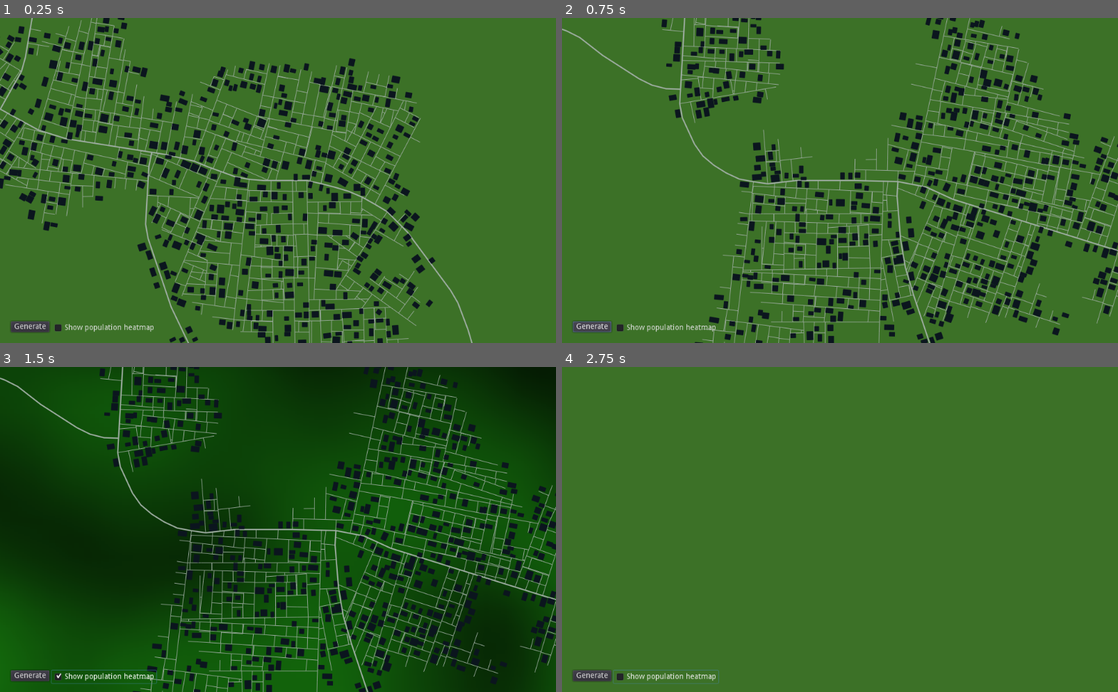
Above: before the commit, frames 1-4 (two rows, left to right).
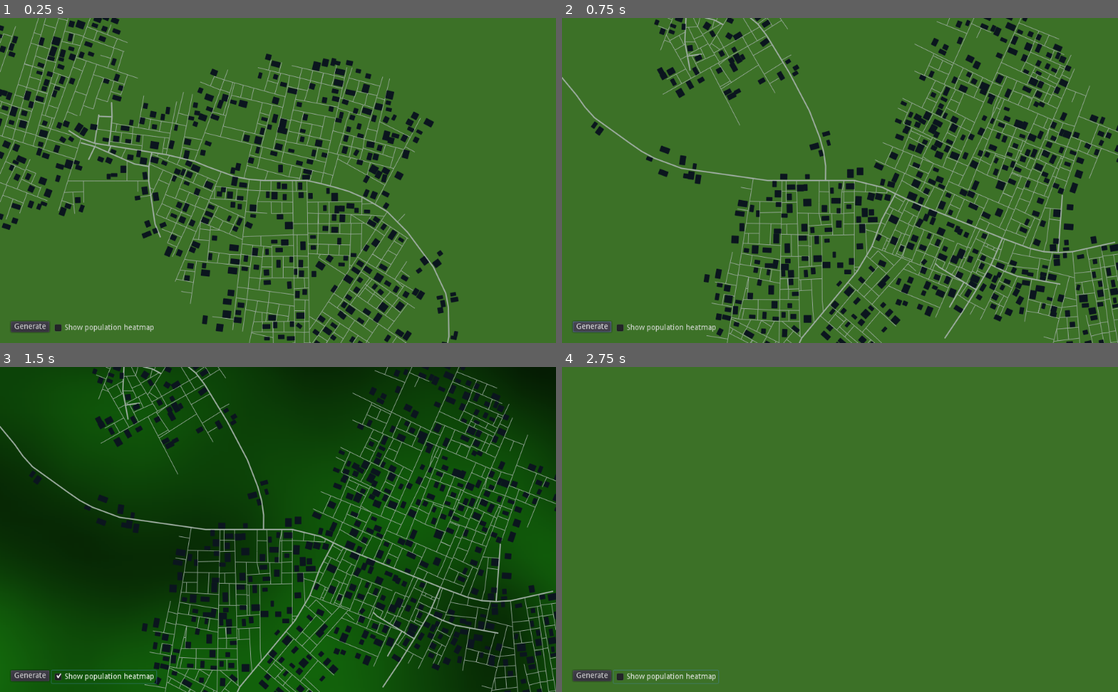
Above: after the commit, the same moments.

Repository: t-mw/citygen-godot
Game: Godot game, scene res://main.tscn
Two runs of this game, one before a commit and one after it. Both use one fixed random seed, a clock stepped at 60 frames per second and the inputs below.
Inputs (mouse positions are in pixels of both pictures, inside the frame that each line leads up to):
- Up to frame 1 (0.25 s): no input
- Up to frame 2 (0.75 s): click "Generate" at 0.5 s
- Up to frame 3 (1.5 s): click "Show population heatmap" at 1.25 s
- Up to frame 4 (2.75 s): tap Enter at 2 s; move the mouse to (962, 513) at 2.02 s; hold Right (ui_right) from 2.03 s (still down); click (962, 513) at 2.17 s

The runs differ from the first frame. In frame 1, 23% of the frame differs, in the area x 0-85%, y 0-100%; in frame 2, 28%, in the area x 0-100%, y 0-100%; in frame 3, 27%; in frame 4, nothing differs.

Commit message:
Improve segment collider used for local constraints

Diff:
--- a/scripts/city_gen.gd
+++ b/scripts/city_gen.gd
@@ -107,7 +107,9 @@
     var query = Physics2DShapeQueryParameters.new()
     query.collide_with_bodies = false
     query.collide_with_areas = true
-    query.shape_rid = segment.create_physics_shape()
+    var shape = CircleShape2D.new()
+    shape.radius = segment.length * 0.5 + MAX_SNAP_DISTANCE
+    query.shape_rid = shape.get_rid()
     query.transform = segment.calculate_physics_shape_transform()
 
     var matches = []
@@ -116,8 +118,6 @@
         var other = result.collider as Segment
         if other != null:
             matches.append(other)
-
-    segment.destroy_physics_shape()
 
     for other in matches:
         # intersection check
